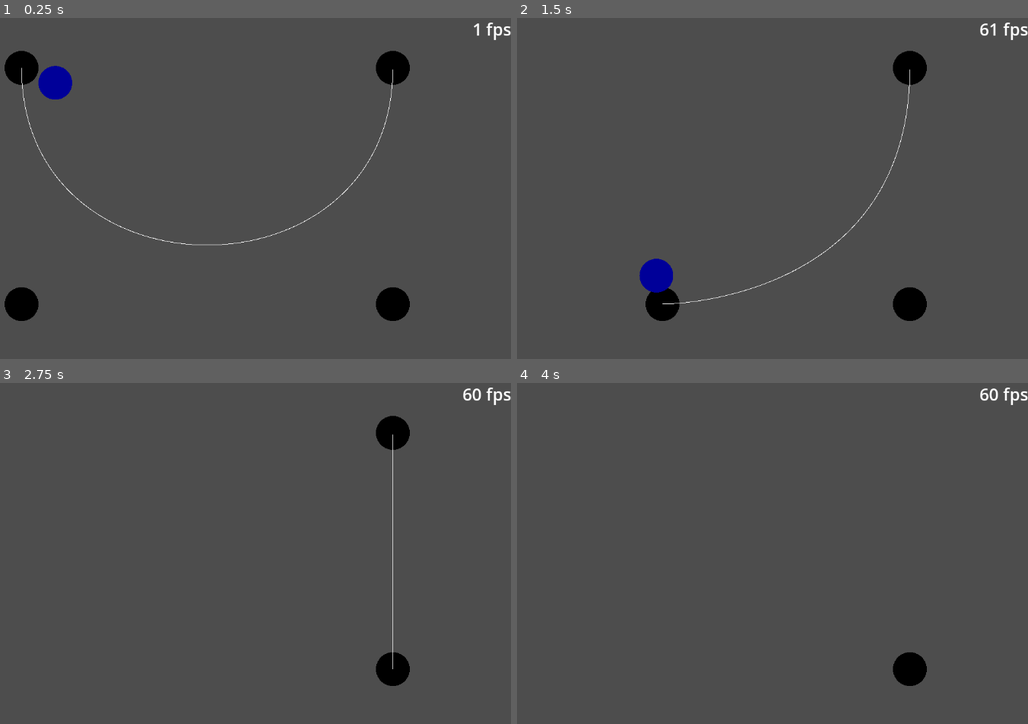
Above: before the commit, frames 1-4 (two rows, left to right).
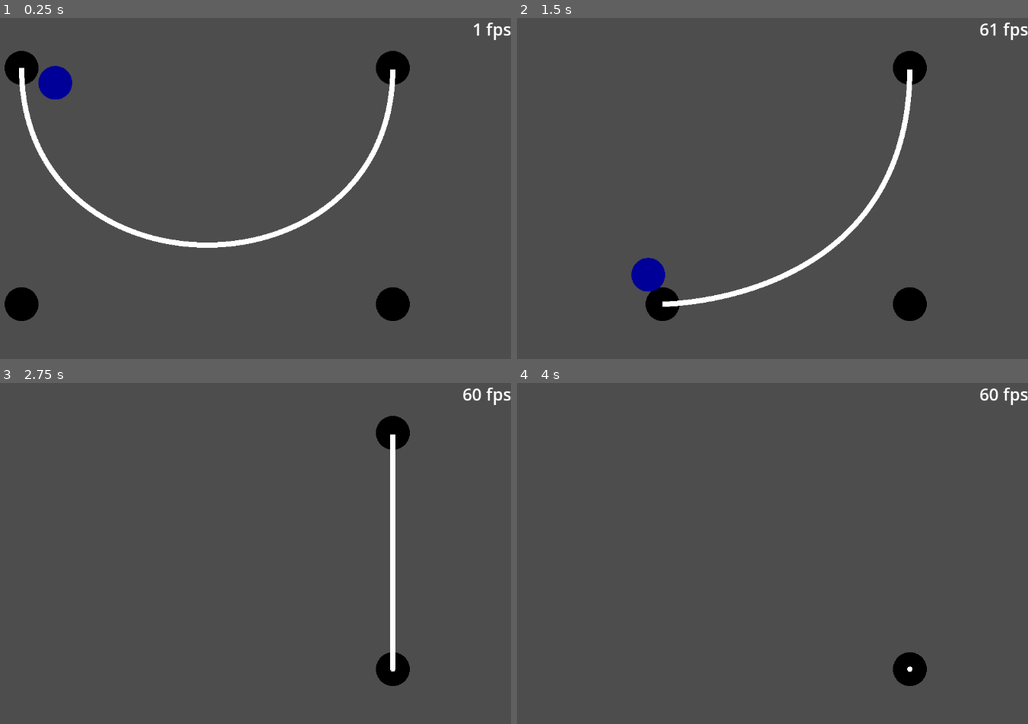
Above: after the commit, the same moments.

Repository: alideno/Godot-Cubic-Bezier-Curve-Generator
Game: Godot game, scene res://testing/testing_ground.tscn
The game is run twice, just before and just after one commit, with the same random seed, the same clock (stepped at 60 frames per second) and the same inputs. The engine's default icon, where the game draws it, is replaced by a stand-in: a white triangle on a blue panel in a dark square.
Inputs (mouse positions are in pixels of both pictures, inside the frame that each line leads up to):
- Up to frame 1 (0.25 s): no input
- Up to frame 2 (1.5 s): drag from (537, 69) to (537, 304) at 0.52 s; drag from (537, 304) to (910, 304) at 1.27 s
- Up to frame 3 (2.75 s): click (393, 669) at 2.17 s
- Up to frame 4 (4 s): tap Enter at 2.75 s; drag from (910, 434) to (910, 669) at 2.77 s; tap Space at 3.5 s; move the mouse to (905, 604) at 3.52 s; click (905, 604) at 3.67 s

The runs differ from the first frame. In frame 1, 1.8% of the frame differs, in the area x 3-78%, y 14-68%; in frame 2, 1.6%; in frame 3, 0.7%; in frame 4, less than 0.1%.

Commit message:
comments

Diff:
--- a/cubic_bezier_curve/cubic_bezier_curve.gd
+++ b/cubic_bezier_curve/cubic_bezier_curve.gd
@@ -1,18 +1,34 @@
 @tool
 extends Node2D
 
+# Dear user, I believe the settings I have provided are enough.
+# If you really want to mess with the code, here is a list of the important variables
+# step_size -> Number of steps we take to get from P1 to P4
+# PITY_RATE -> The rate which the point elimination algorithm skips a to-be deleted point
+# REFREST_RATE -> Checks and redraws the curve every REFREST_RATE frames
+
+@export_group("Control Points")
 @export var control_point1: Marker2D
 @export var control_point2: Marker2D
 @export var control_point3: Marker2D
 @export var control_point4: Marker2D
 
-var step_size: float = 0.001
+@export_group("Settings")
+
+## Width of the curve. When the value is below 1, it doesn't render well.
 @export var width: float = 1.0
-var color: Color = Color.WHITE
 
+## Adds collision to the curve
 @export var collision: bool = false
 
-var shader_res = preload("res://testing/circle.gdshader")
+# when step_size near 0.1 it completely breaks
+# when step_size near 0.01 5% of the curve is missing
+# when step_size near 0.001 it looks the same
+# but more burden on the CPU and RAM and halves the fps when moved
+# so 0.001 is the sweet spot where the curve neither causes lag or looks bad
+var step_size: float = 0.001
+
+const REFRESH_RATE : int = 2
 
 @onready var collision_shape : CollisionPolygon2D = $CollisionPolygon2D
 @onready var mesh_instance : MeshInstance2D = $MeshInstance2D
@@ -33,7 +49,7 @@
 
 func _process(_delta: float) -> void:
 
-	if Engine.get_process_frames() % 2 == 0:
+	if Engine.get_process_frames() % REFRESH_RATE == 0:
 		for i in range(4):
 			if to_local(control_points[i].global_position) != points[i]:
 				points = [
--- a/testing/testing_ground.tscn
+++ b/testing/testing_ground.tscn
@@ -42,6 +42,7 @@
 control_point2 = NodePath("../ControlKnob2/P2")
 control_point3 = NodePath("../ControlKnob3/P3")
 control_point4 = NodePath("../ControlKnob4/P4")
+width = 10.0
 collision = true
 
 [node name="Label" type="Label" parent="." unique_id=1735841466]
